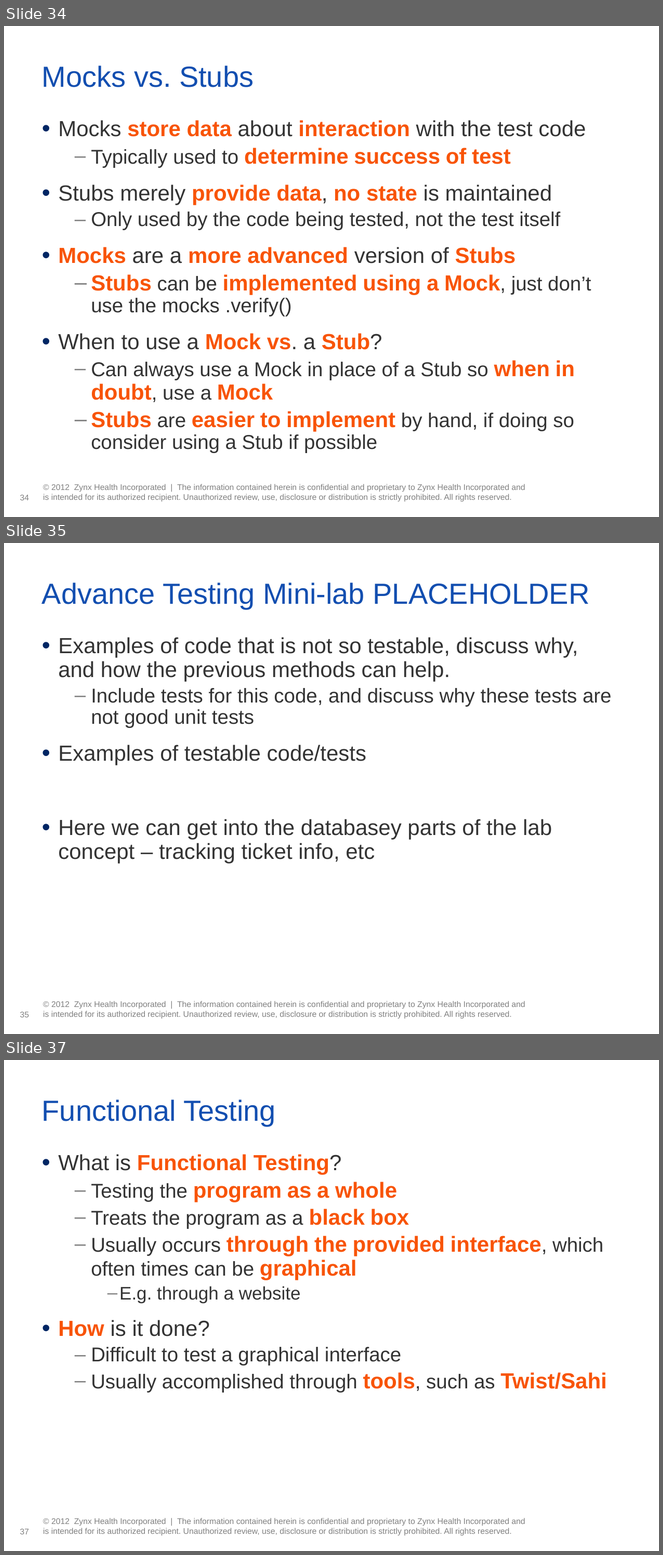
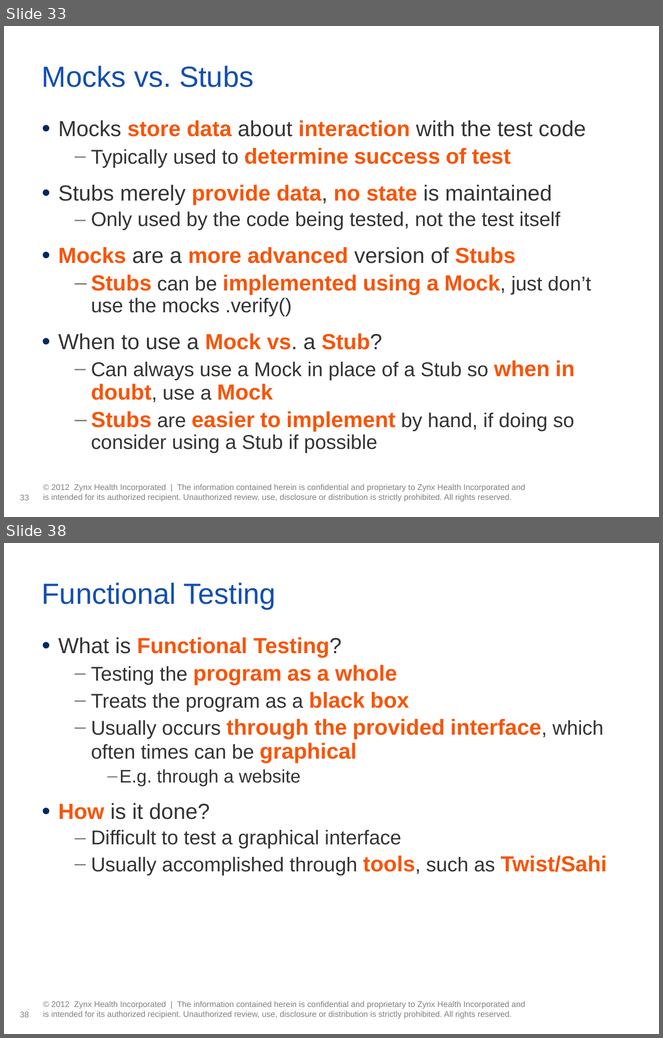
Before and after one commit to tathougies/zynx-se-bootcamp, a slide deck: testing/Testing Presentation.pptx. Shown one above the other, each under a label of ours: slides 34, 35 and 37 before the commit, slides 33 and 38 after it; the slides between them are not shown. The pictures are 663x1555 and 663x1038 pixels, drawn with LibreOffice and Linux fonts; fonts in the diff are those of the drawing; background and template pictures are left out. Boxes give left, top, right and bottom in pixels: in the first picture for what was removed or moved away, otherwise in the second. Text is boxed around its words. In the diff, an @@ line names an element or a change of style, - is before the commit and + after.

Commit message:
Added updated presentation, Lab 1, and example code to repo

```diff
--- a/testing/Testing Presentation.pptx
+++ b/testing/Testing Presentation.pptx
@@ slide 35 removed at [4, 543, 659, 1034], background #FFFFFF; not listed: 2 template elements that a slide beside it also shows @@
@@ title removed at [42, 583, 590, 609] @@
-Advance Testing Mini-lab PLACEHOLDER
@@ text removed at [58, 637, 612, 863] @@
-• Examples of code that is not so testable, discuss why, and how the previous methods can help.
-  – Include tests for this code, and discuss why these tests are not good unit tests
-• Examples of testable code/tests
-• Here we can get into the databasey parts of the lab concept – tracking ticket info, etc
@@ what was slide 34 is now slide 33 @@
@@ page number at [20, 495, 29, 501]: text changed @@
-34
+33
@@ what was slide 37 is now slide 38 @@
@@ page number at [20, 1012, 29, 1018]: text changed @@
-37
+38
```
Also in this commit, not shown: 2 slides changed, 4 slides added, 2 other slides removed, 13 other files.
